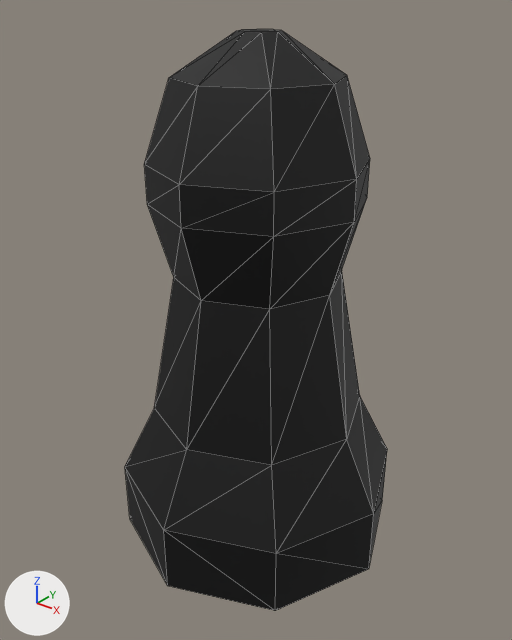
The glTF model godot/assets/models/pieces/black_pawn.glb: old version first, new version second.
The view is the same before and after, from a 50 mm camera at (1.364, -1.72, 1.892) aimed at (0.004, -0.02, 0.838). The axes (+X, +Y, +Z) are drawn at lower left. The lights are the same throughout. Mesh edges are drawn as thin lines. Where no turn or scale is listed for an object, it has been applied to the vertices. Vertices at the same position are counted once.

The older version as bpy lines, for what is in view:
```python
me_cylinder = bpy.data.meshes.new('Cylinder')
me_cylinder.from_pydata(...)  # 64 vertices, 124 faces; spans x -0.5..0.5, y -0.5..0.5, z 0.0..1.75
me_cylinder.materials.append(mat_material_003)  # black #000000
ob_pawn_col = bpy.data.objects.new('pawn-col', me_cylinder)
ob_pawn_col.location = (0.0, 0.0, 0.0)
```
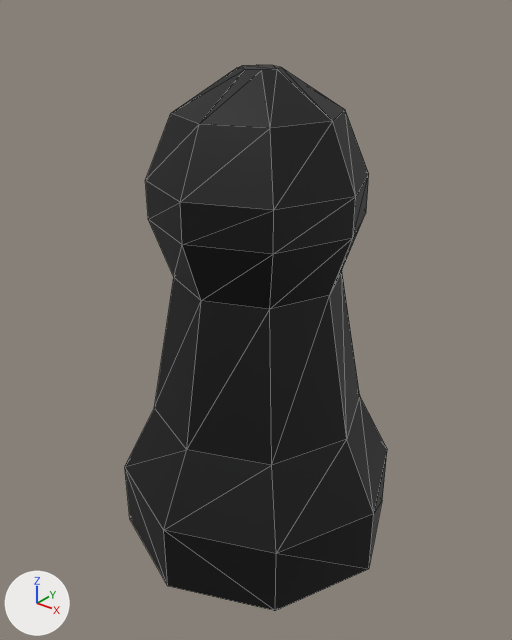
Commit message: Reimport pawns

Where the newer file only moved an object's origin or applied its transform, the numbers keep the older frame.

Location of each change, [x1, y1, x2, y2] in pixels of the pictures (512 x 640 px; the box of a moved part takes in the faces that stretch with it):
'pawn-col', reshaped (6% shorter)
    before: [125, 29, 387, 611]
    after: [125, 65, 387, 611]
part 1 of me_cylinder, moved or reshaped
    before: [169, 29, 347, 89]
    after: [172, 65, 345, 128]
part 2 of me_cylinder, moved or reshaped
    before: [144, 76, 370, 309]
    after: [145, 110, 369, 309]

The change, as a diff of the scene's bpy script:
```diff
--- a/godot/assets/models/pieces/black_pawn.glb.py
+++ b/godot/assets/models/pieces/black_pawn.glb.py
@@ me_cylinder @@
 me_cylinder.from_pydata(...)  # 64 vertices, 124 faces; spans x -0.5..0.5, y -0.5..0.5, z 0.0..1.75
 # used by ob_pawn_col; location = (0.0, 0.0, 0.0)
+# me_cylinder part 1: all 16 vertices in x -0.26..0.26, y -0.26..0.26, z 1.62..1.75 are moved by (0.0, 0.0, -0.1)
+# me_cylinder part 2: all 16 vertices in x -0.35..0.35, y -0.35..0.35, z 1.25..1.38 are moved by (0.0, 0.0, -0.05)
 me_cylinder.materials.append(mat_material_003)
```
